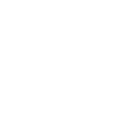
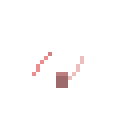
Before/after of a 128px x 128px layered artwork. What changed in the layer stack:
added layer "arms_set_blank_side_coffee_frame2" above "arms_set_blank_side_coffee_frame1" over [32, 52, 84, 88]
